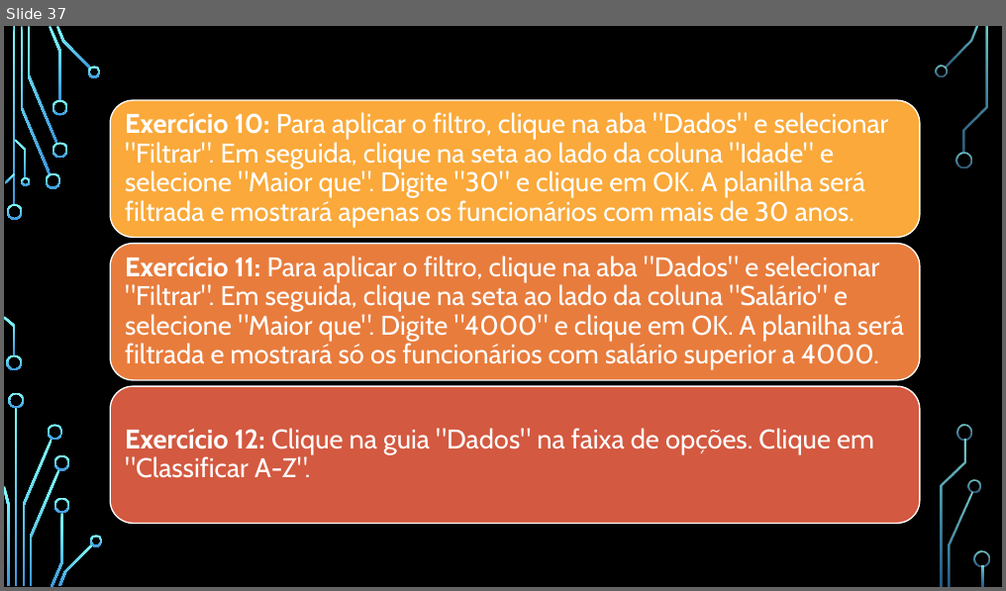
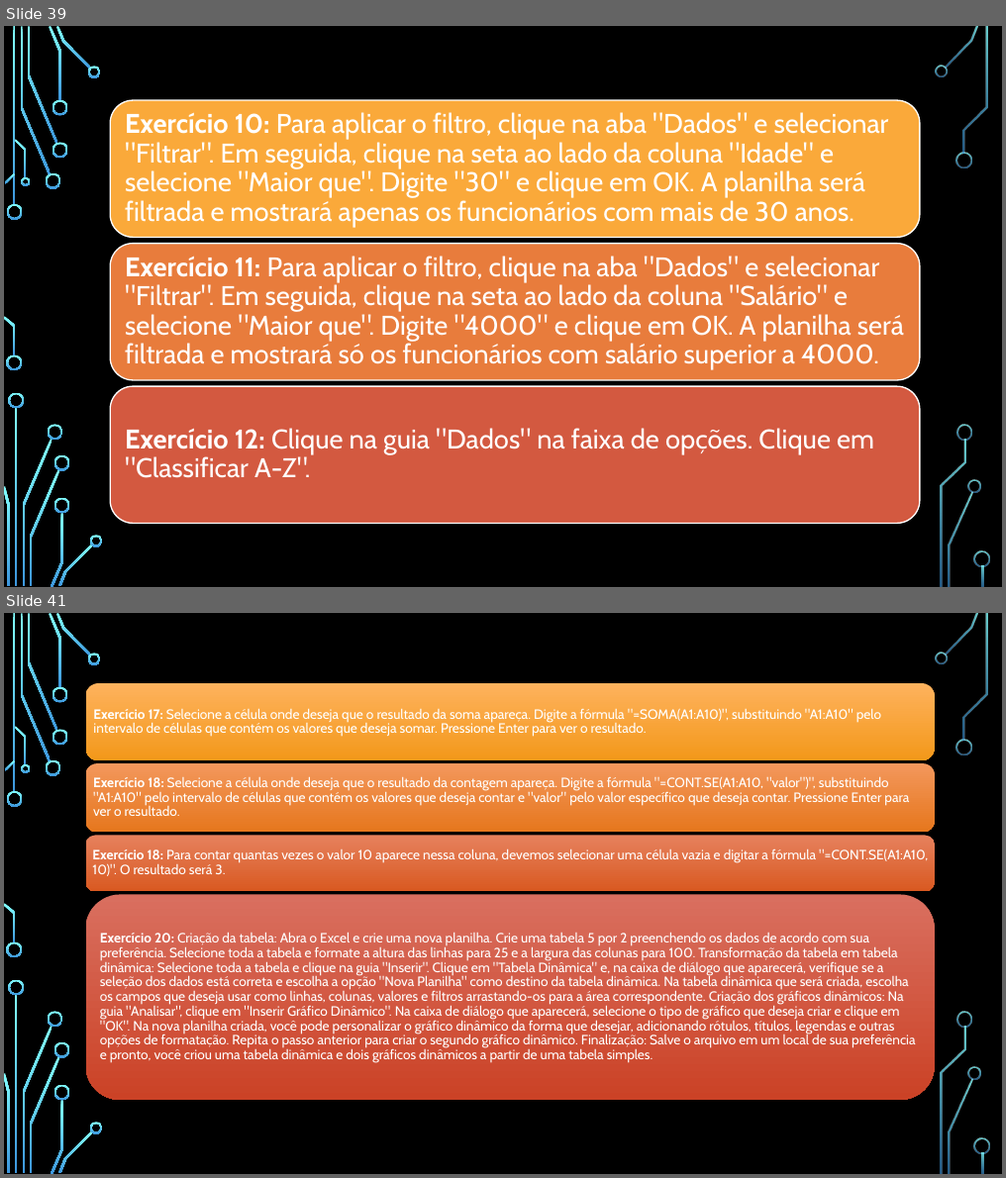
Before and after one commit to VitorKaviski/Curso_Kaviski_Excel_Basico_ao_Avancado, a slide deck: Curso Excel/Básico/Aula 1 - Excel/Curso Excel - Básico - Modelo Slides 1.pptx. Shown one above the other, each under a label of ours: slide 37 before the commit, slides 39 and 41 after it; the slides between them are not shown. The pictures are 1006x591 and 1006x1178 pixels, drawn with LibreOffice and Linux fonts; fonts in the diff are those of the drawing; background and template pictures are left out. Boxes give left, top, right and bottom in pixels: in the first picture for what was removed or moved away, otherwise in the second. Text is boxed around its words. In the diff, an @@ line names an element or a change of style, - is before the commit and + after.

```diff
--- a/Curso Excel/Básico/Aula 1 - Excel/Curso Excel - Básico - Modelo Slides 1.pptx
+++ b/Curso Excel/Básico/Aula 1 - Excel/Curso Excel - Básico - Modelo Slides 1.pptx
@@ slide 41 added at [4, 613, 1002, 1174], background picture (left out); not listed: 36 template elements that a slide beside it also shows @@
@@ group added at [85, 683, 935, 1100]: 4 rounded rectangles, 4 texts @@
+Exercício 17: Selecione a célula onde deseja que o resultado da soma apareça. Digite a fórmula "=SOMA(A1:A10)", substituindo "A1:A10" pelo intervalo de células que contém os valores que deseja somar. Pressione Enter para ver o resultado.
+Exercício 18: Selecione a célula onde deseja que o resultado da contagem apareça. Digite a fórmula "=CONT.SE(A1:A10, "valor")", substituindo "A1:A10" pelo intervalo de células que contém os valores que deseja contar e "valor" pelo valor específico que deseja contar. Pressione Enter para ver o resultado.
+Exercício 18: Para contar quantas vezes o valor 10 aparece nessa coluna, devemos selecionar uma célula vazia e digitar a fórmula "=CONT.SE(A1:A10, 10)". O resultado será 3.
+Exercício 20: Criação da tabela: Abra o Excel e crie uma nova planilha. Crie uma tabela 5 por 2 preenchendo os dados de acordo com sua preferência. Selecione toda a tabela e formate a altura das linhas para 25 e a largura das colunas para 100. Transformação da tabela em tabela dinâmica: Selecione toda a tabela e clique na guia "Inserir". Clique em "Tabela Dinâmica" e, na caixa de diálogo que aparecerá, verifique se a seleção dos dados está correta e escolha a opção "Nova Planilha" como destino da tabela dinâmica. Na tabela dinâmica que será criada, escolha os campos que deseja usar como linhas, colunas, valores e filtros arrastando-os para a área correspondente. Criação dos gráficos dinâmicos: Na guia "Analisar", clique em "Inserir Gráfico Dinâmico". Na caixa de diálogo que aparecerá, selecione o tipo de gráfico que deseja criar e clique em "OK". Na nova planilha criada, você pode personalizar o gráfico dinâmico da forma que desejar, adicionando rótulos, títulos, legendas e outras opções de formatação. Repita o passo anterior para criar o segundo gráfico dinâmico. Finalização: Salve o arquivo em um local de sua preferência e pronto, você criou uma tabela dinâmica e dois gráficos dinâmicos a partir de uma tabela simples.
@@ what was slide 37 is now slide 39 @@
```
Also in this commit, not shown: 3 other slides added, 1 other file.
